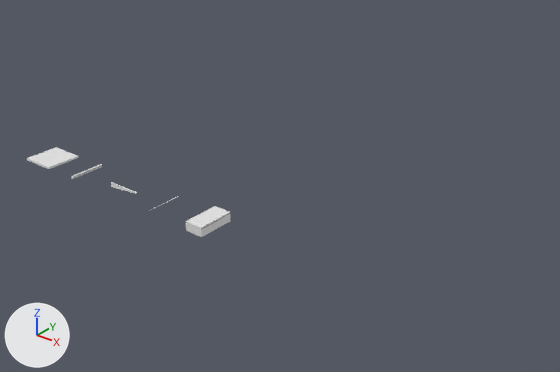
What one commit did to the glTF model public/models/shelf-components.glb.
Before and after are seen from a camera (50 mm lens) standing at (17.49, -11.64, 8.8) and looking at (7.93, 0.31, 1.4). The lights are fixed; the arrows at lower left show +X, +Y and +Z. The older version comes first.

The first picture shows 'Deck', 'Slat' and 2 more.
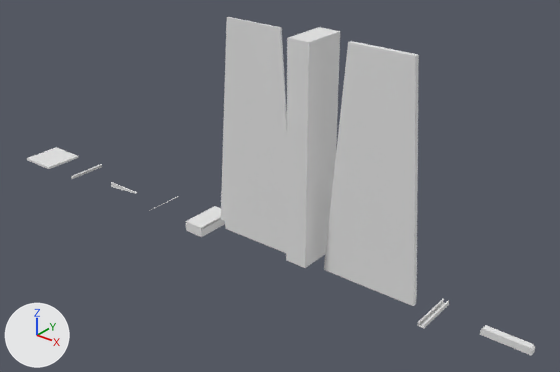
Where the change shows, as pixel boxes (x1, y1, x2, y2) in the pictures (560 x 372 px):
'EndPanel', added: after (324, 41, 419, 306)
'Upright', added: after (221, 17, 287, 253)
'Spine', added: after (286, 27, 340, 268)
'Foot', added: after (480, 325, 535, 356)
'Standard', added: after (418, 299, 449, 328)

The change, as a list of edits to the scene's bpy script:
```text
Add me_foot:
    me_foot.from_pydata(...)  # 12 vertices, 20 faces; spans x -0.5..0.5, y -0.07..0.07, z 0.0..0.15
    me_foot.materials.append(mat_shelffinish)  # white #e7e7e7
Add me_standard:
    me_standard.from_pydata(...)  # 24 vertices, 44 faces; spans x -0.07..0.07, y -0.5..0.5, z -0.045..0.045
    me_standard.materials.append(mat_shelffinish)  # white #e7e7e7
Add me_endpanel:
    me_endpanel.from_pydata(...)  # 208 vertices, 412 faces; spans x -1.08..1.08, y -0.05..0.05, z 0.0..5.0
    me_endpanel.materials.append(mat_shelffinish)  # white #e7e7e7
Add me_spine:
    me_spine.from_pydata(...)  # 12 vertices, 20 faces; spans x -0.25..0.25, y -0.5..0.5, z 0.2..5.0
    me_spine.materials.append(mat_shelffinish)  # white #e7e7e7
Add me_upright:
    me_upright.from_pydata(...)  # 140 vertices, 276 faces; spans x -1.08..1.08, y -0.02..0.02, z 0.0..5.0
    me_upright.materials.append(mat_shelffinish)  # white #e7e7e7
Add ob_foot:
    ob_foot = bpy.data.objects.new('Foot', me_foot)
    ob_foot.location = (13.5, 0.0, 0.0)
Add ob_standard:
    ob_standard = bpy.data.objects.new('Standard', me_standard)
    ob_standard.location = (12.0, 0.0, 0.0)
Add ob_endpanel:
    ob_endpanel = bpy.data.objects.new('EndPanel', me_endpanel)
    ob_endpanel.location = (10.5, 0.0, 0.0)
Add ob_spine:
    ob_spine = bpy.data.objects.new('Spine', me_spine)
    ob_spine.location = (9.0, 0.0, 0.0)
Add ob_upright:
    ob_upright = bpy.data.objects.new('Upright', me_upright)
    ob_upright.location = (7.5, 0.0, 0.0)
```
